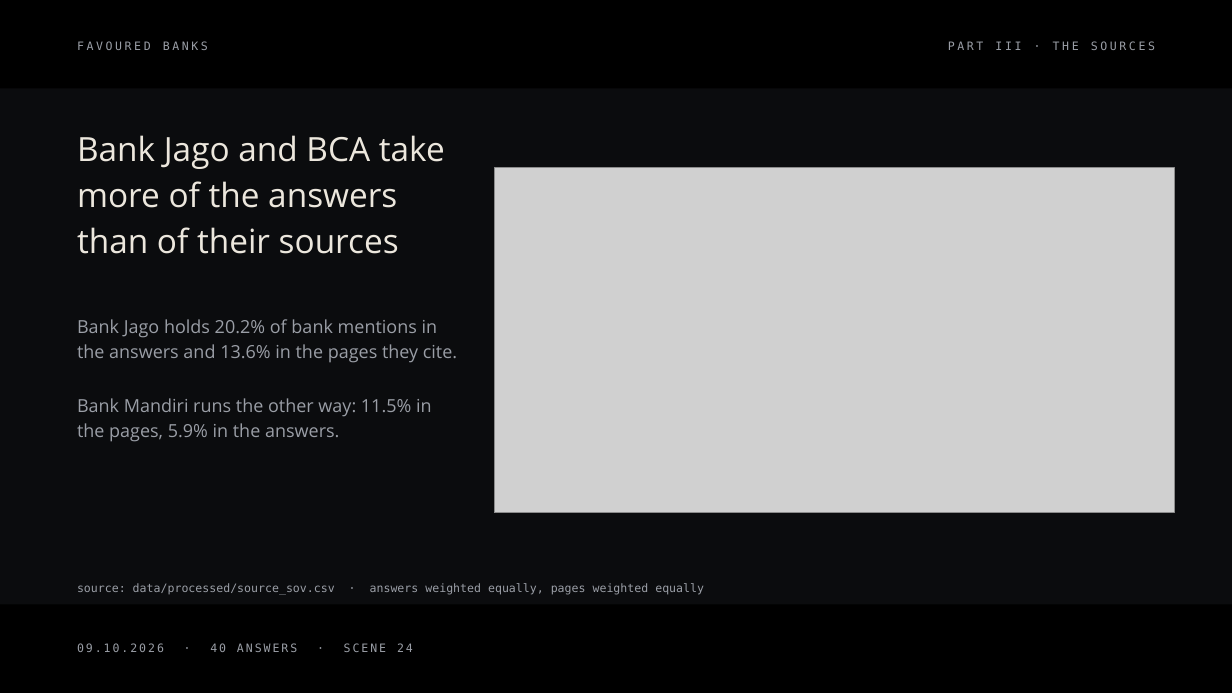
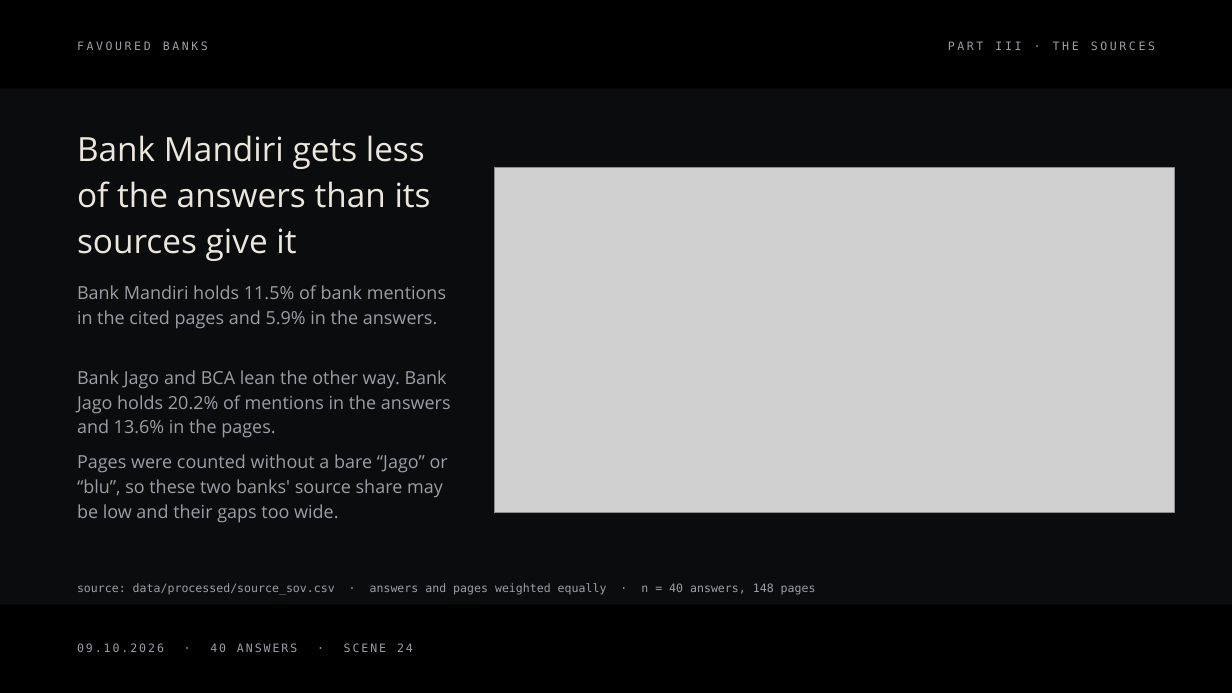
Before and after one commit to rgmwnn/geo-bank-visibility, a slide deck: slide 24 of deck/out/favoured-banks.pptx. Drawn at 1232x693 pixels with LibreOffice and Linux fonts; fonts in the diff are those of the drawing; grey boxes stand for pictures. Boxes give left, top, right and bottom in pixels: in the first picture for what was removed or moved away, otherwise in the second. Text is boxed around its words. In the diff, an @@ line names an element or a change of style, - is before the commit and + after.

```diff
--- a/deck/out/favoured-banks.pptx
+++ b/deck/out/favoured-banks.pptx
@@ text at (77, 135, 431, 261): text changed @@
-Bank Jago and BCA take more of the answers than of their sources
+Bank Mandiri gets less of the answers than its sources give it
@@ text at (77, 285, 446, 329): text changed @@
-Bank Mandiri runs the other way: 11.5% in the pages, 5.9% in the answers.
+Bank Mandiri holds 11.5% of bank mentions in the cited pages and 5.9% in the answers.
@@ text at (77, 370, 451, 438): text changed @@
-Bank Jago holds 20.2% of bank mentions in the answers and 13.6% in the pages they cite.
+Bank Jago and BCA lean the other way. Bank Jago holds 20.2% of mentions in the answers and 13.6% in the pages.
@@ text added at (77, 454, 448, 523), 14 pt, text #9A9EA6 @@
+Pages were counted without a bare “Jago” or “blu”, so these two banks' source share may be low and their gaps too wide.
@@ text at (77, 583, 816, 595): text changed @@
-source: data/processed/source_sov.csv · answers weighted equally, pages weighted equally
+source: data/processed/source_sov.csv · answers and pages weighted equally · n = 40 answers, 148 pages
```
Also in this commit, not shown: 31 other slides changed, 9 other files.
